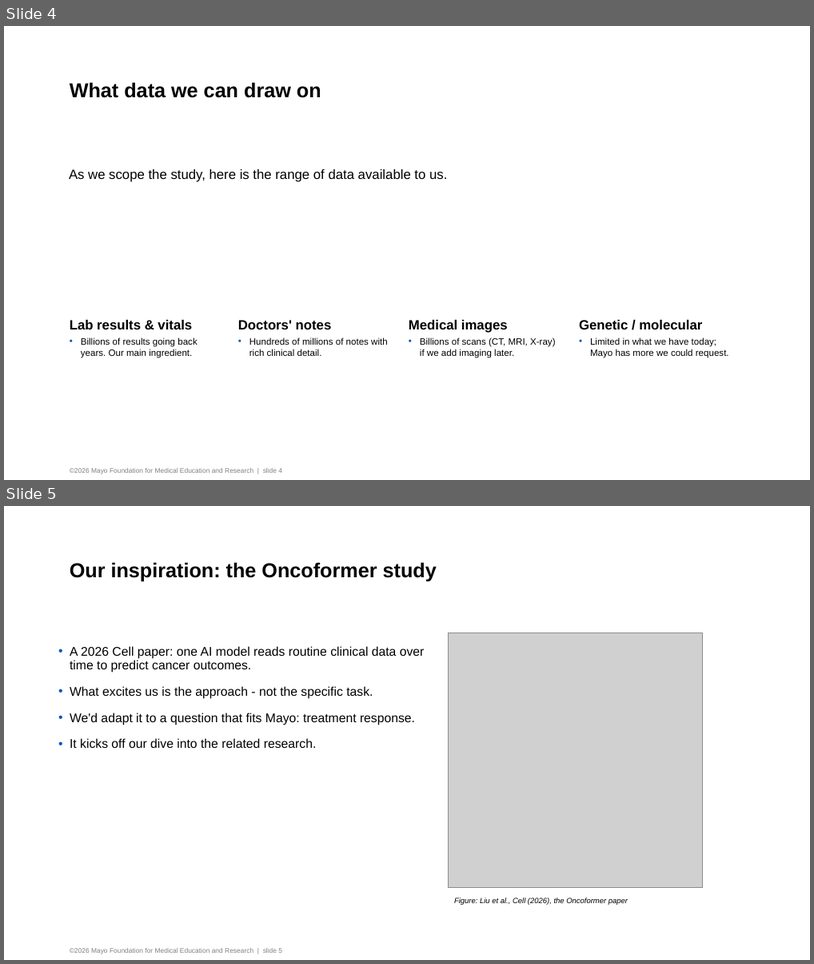
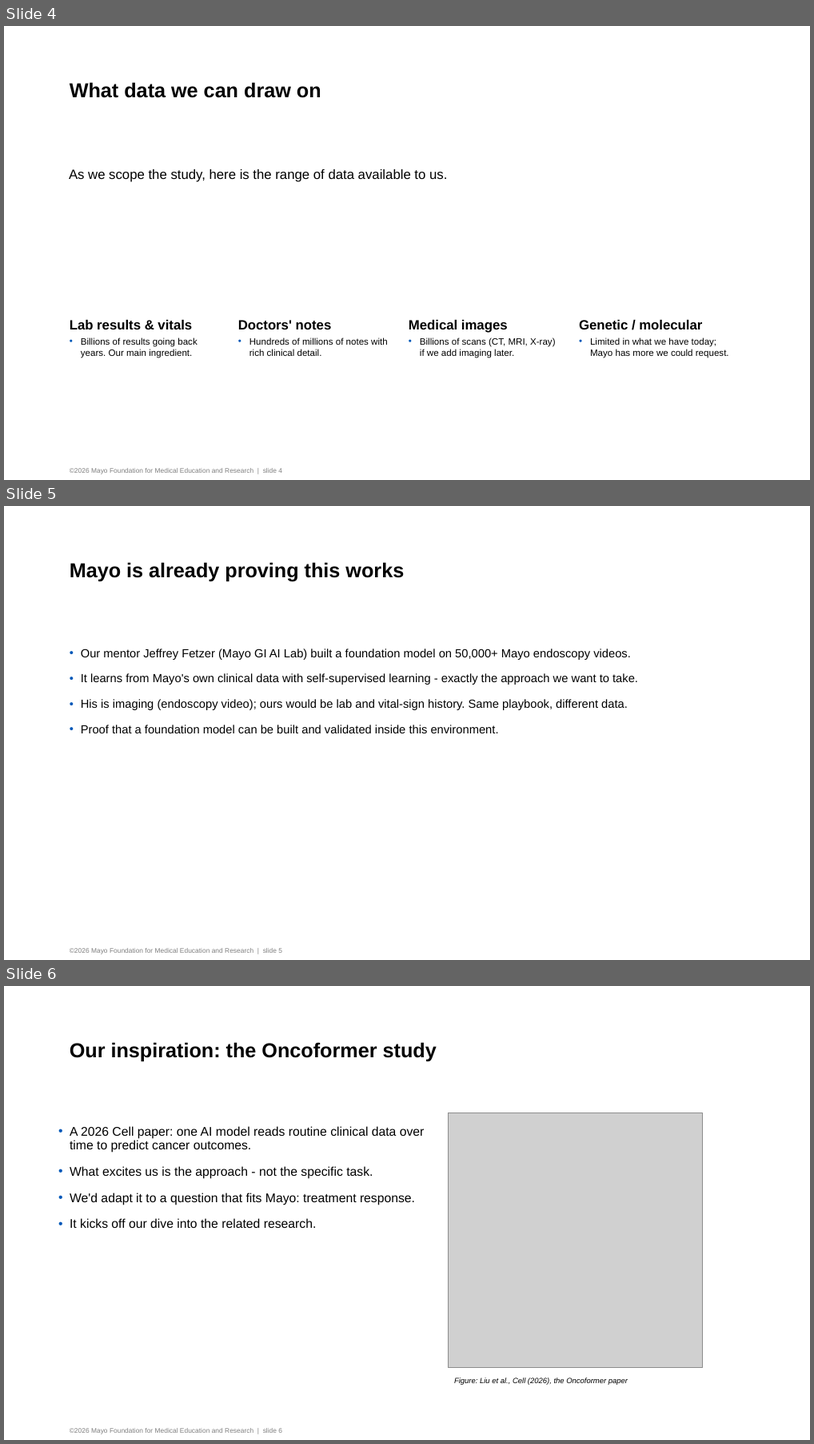
Before and after one commit to cal-healthier/mayonnaise, a slide deck: healthier_checkin_v2.pptx. Shown one above the other, each under a label of ours: slides 4 and 5 before the commit, slides 4, 5 and 6 after it. The pictures are 814x964 and 814x1444 pixels, drawn with LibreOffice and Linux fonts; fonts in the diff are those of the drawing; grey boxes stand for pictures; background and template pictures are left out. Boxes give left, top, right and bottom in pixels: in the first picture for what was removed or moved away, otherwise in the second. Text is boxed around its words. In the diff, an @@ line names an element or a change of style, - is before the commit and + after.

Commit message:
Add Fetzer foundation-model slide before Oncoformer

```diff
--- a/healthier_checkin_v2.pptx
+++ b/healthier_checkin_v2.pptx
@@ slide 5 added at bbox=[4, 506, 810, 960], background #FFFFFF; not listed: 1 template element that a slide beside it also shows @@
@@ title added at bbox=[70, 562, 404, 582], 24 pt, text #000000, bold @@
+Mayo is already proving this works
@@ text added at bbox=[81, 648, 638, 733], 14 pt, text #000000 @@
+• Our mentor Jeffrey Fetzer (Mayo GI AI Lab) built a foundation model on 50,000+ Mayo endoscopy videos.
+• It learns from Mayo's own clinical data with self-supervised learning - exactly the approach we want to take.
+• His is imaging (endoscopy video); ours would be lab and vital-sign history. Same playbook, different data.
+• Proof that a foundation model can be built and validated inside this environment.
@@ what was slide 5 is now slide 6 @@
```
